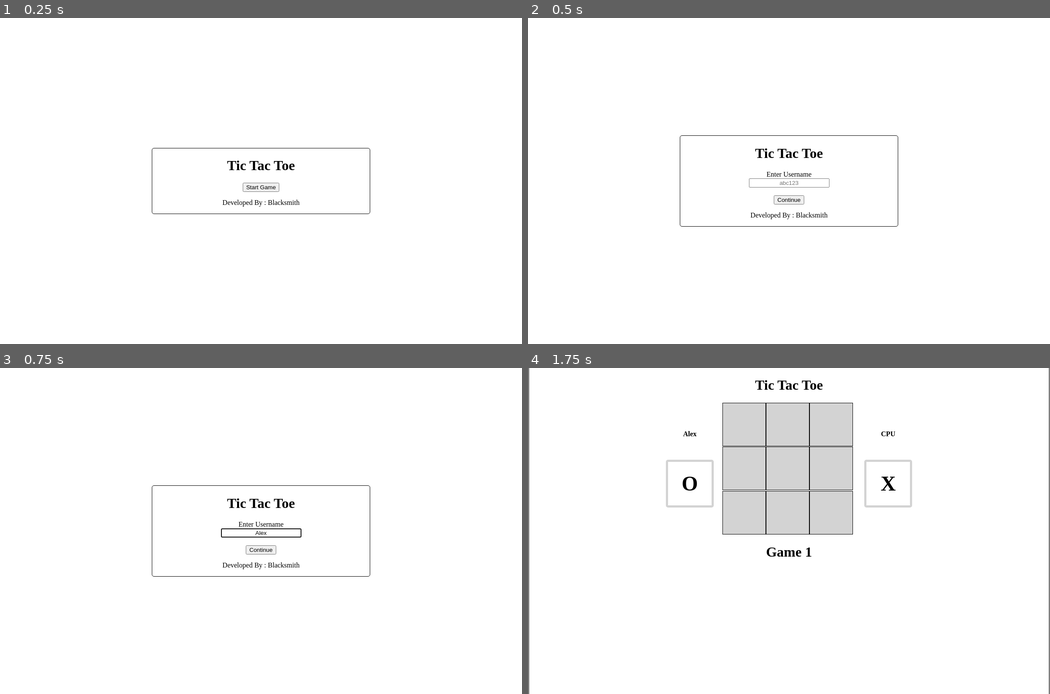
Above: before the commit, frames 1-4 (two rows, left to right).
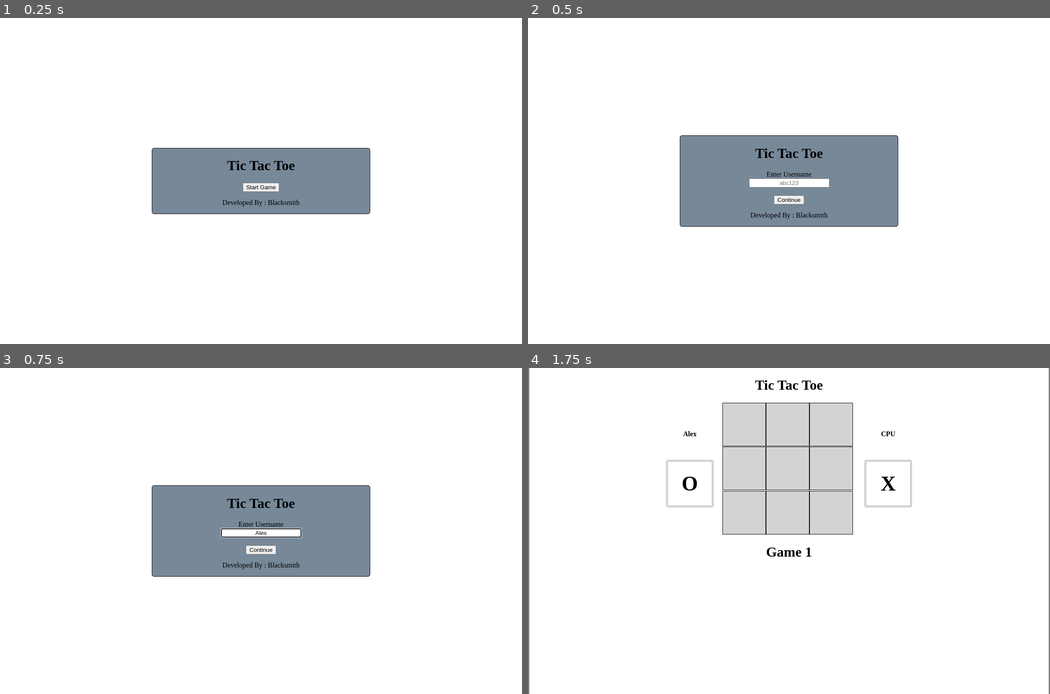
Above: after the commit, the same moments.

Repository: blacksmithofficial/tic_tac_toe_JS
Game: browser game, page index.html
Same seed, same stepped clock (60 frames per second), same inputs: the game is played once before the commit and once after it.
Inputs (mouse positions are in pixels of both pictures, inside the frame that each line leads up to):
- Up to frame 1 (0.25 s): no input
- Up to frame 2 (0.5 s): click "Start Game" at 0.27 s
- Up to frame 3 (0.75 s): click (261, 534) at 0.52 s; type "Alex" at 0.52 s
- Up to frame 4 (1.75 s): click "Continue" at 0.77 s; click "O" at 1.27 s

The runs differ from the first frame. In frame 1, 8.0% of the frame differs, in the area x 29-71%, y 40-60%; in frame 2, 11%, in the area x 29-71%, y 36-64%; in frame 3, 11%; in frame 4, nothing differs.

Commit message:
[11.13.2026] Game Count

Diff:
--- a/index.html
+++ b/index.html
@@ -12,20 +12,20 @@
         <h1>Tic Tac Toe</h1>
 
         <div id="mode_select">
-            <button id="start_button">Start Game</button>
+            <button id="start_button" class="menu_button">Start Game</button>
         </div>
 
         <div id="set_username" style="display: none;">
             <label for="">Enter Username</label><br>
             <input id="username" type="text" placeholder="abc123"><br><br>
-            <button id="continue_button">Continue</button>
+            <button id="continue_button" class="menu_button">Continue</button>
         </div>
 
         <div id="shape_select" style="display: none;">
             <label for="">Select Shape</label><br><br>
             <div display="flex">
-                <button id="circle_option">O</button>
-                <button id="cross_option">X</button>
+                <button id="circle_option" class="menu_button">O</button>
+                <button id="cross_option" class="menu_button">X</button>
             </div>
         </div>
         <p>Developed By : Blacksmith</p>
@@ -66,6 +66,20 @@
         <div id="endgame_display" style="display: none;"></div>
      </div>
 
+    <!-- End Game Menu -->
+     <div id="end_menu" style="display: none;">
+        <h1>Tic Tac Toe</h1>
+        <br>
+        <div>
+            <h3>Play Again ?</h3>
+            <br>
+            <div style="display: flex; align-items: center; justify-content: center;">
+                <button id="yes"  class="menu_button">Yes</button>
+                <button id="no" class="menu_button">No</button>
+            </div>
+        </div>
+        <p>Developed By : Blacksmith</p>
+     </div>
     <script src="index.js"></script>
 </body>
 </html>
--- a/index.js
+++ b/index.js
@@ -5,6 +5,9 @@
 const mode_select = document.getElementById("mode_select");
 const set_username = document.getElementById("set_username");
 const shape_select = document.getElementById("shape_select");
+const end_menu = document.getElementById("end_menu");
+const yes = document.getElementById("yes");
+const no = document.getElementById("no");
 
 // [ Variables ] : ( Setup / Menu ) Phase 2
 const start_button = document.getElementById("start_button");
@@ -27,7 +30,7 @@
 // [ Variables ] : ( Game-Start )
 const shapes = ['O', "X"];
 let player_username, player_shape, cpu_shape;
-let game_count = 0;
+let game_count = 1;
 let player_turn, cpu_turn;
 
 // [ Variables ] : Grid ( 3x3 )
@@ -41,10 +44,12 @@
 
 
 // [ System ] :  ( Start Menu EventListeners )
+// console.log(`game_count : ${game_count}`);
 start_button.addEventListener("click", () => {
-    game_count++;
     mode_select.style.display = "none";
     set_username.style.display = "block";
+
+    console.log(`game_count : ${game_count}`);
 })
 continue_button.addEventListener("click", () => {
     player_username = username.value;
@@ -60,7 +65,7 @@
     game_board.style.display = "block";
     player_shapebox.innerHTML = player_shape;
     cpu_shapebox.innerHTML = cpu_shape;
-    game_display.innerHTML = `Game ${game_count}`;
+    // game_count++;
 
     console.log(`Player Shape : ${player_shape}`);
 
@@ -72,12 +77,38 @@
     game_board.style.display = "block";
     player_shapebox.innerHTML = player_shape;
     cpu_shapebox.innerHTML = cpu_shape;
+    // game_count++;
+
+    console.log(`Player Shape : ${player_shape}`);
+})
+// [ System ] : (End Menu EventListeners )
+yes.addEventListener("click", () => {
+    // [ Clear Board ]
+    clear_board(grid_boxes);
+    game_count++;
+    end_menu.style.display = "none";
+    endgame_display.style.display = "none";
+
+    console.log(game_count);
     game_display.innerHTML = `Game ${game_count}`;
-
-    console.log(`Player Shape : ${player_shape}`);
-})
+})
+no.addEventListener("click", () => {
+    // [ Clear Board ]
+    clear_board(grid_boxes);
+    game_count = 0;
+
+    end_menu.style.display = "none";
+    game_board.style.display = "none";
+    start_menu.style.display = "block";
+    mode_select.style.display = "block";
+    set_username.style.display = "none";
+    shape_select.style.display = "none";
+})
+
 
 // [ System ] : ( Game Board EventListeners )
+game_display.innerHTML = `Game ${game_count}`;
+console.log(`game_count : ${game_count}`);
 grid_boxes.forEach((grid_box) => update_grid(grid_box));
 
 // [ Functions ] : ( Grid )
@@ -100,15 +131,10 @@
     }
 }
 function streakCheck(){
-    // Consecutive Counter Check         // [ SECOND IMPLEMENTATION ]
-    let first_column = [];
-    let second_column = [];
-    let third_column = [];
-    let first_row = [];
-    let second_row = [];
-    let third_row = [];
-    let first_diagonal = [];
-    let second_diagonal = [];
+    // ( Consecutive Counter Check )                                [ SECOND IMPLEMENTATION ]
+    let first_column = [], second_column = [], third_column = [];
+    let first_row = [], second_row = [], third_row = [];
+    let first_diagonal = [], second_diagonal = [];
 
     // [ Document ] : Actively Record Current Grid Changes
     // [ Loop ] : ( Record Column Changes)
@@ -117,8 +143,8 @@
     populate(third_column, 2, 9, 3);
     // [ Loop ] : ( Record Row Changes )
     populate(first_row, 0, 3, 1);
-    populate(first_row, 3, 6, 1);
-    populate(first_row, 6, 9, 1);
+    populate(second_row, 3, 6, 1);
+    populate(third_row, 6, 9, 1);
     // [ Loop ] : ( Record Diagonal Changes )
     populate(first_diagonal, 0, 9, 4);
     populate(second_diagonal, 2, 7, 2);
@@ -138,6 +164,7 @@
 
             endgame_display.style.display = "flex";
             endgame_display.innerHTML = "GAME OVER";
+            reset();
         }
     });
 }
@@ -152,9 +179,28 @@
     let temp = array.toString().split(",").join("");
     return temp;
 }
+function clear_board(collection){
+    collection.forEach((grid_box) => {
+        grid_box.innerHTML = '';
+    })
+    grid_full = false;
+    streak_detected = false;
+    reference_list = ['', '', '', '', '', '', '', '', ''];
+    cpu_boxes = [];
+    player_boxes = [];
+    space_count = 9;
+}
 
 // [ Functions ] :
-function reset(){}
+function reset(){
+    // [ Trigger ] : Prompt
+    end_menu.style.display = "block";
+    end_menu.style.position = "absolute";
+
+    // [ Condition ] : Continue
+
+    // [ Condition ] : Exit
+}
 function update_grid(grid_box){
     grid_box.addEventListener("click", () => {
         if (!streak_detected){
--- a/styles.css
+++ b/styles.css
@@ -42,6 +42,9 @@
     font-weight: 800;
     font-size: 3rem;
 }
+.menu_button{
+
+}
 
 /* ID's */
 #start_menu {
@@ -49,6 +52,7 @@
     width: 500px;
     border-radius: 5px;
     text-align: center;
+    background-color: lightslategray;
 }
 #game_board {
     border: 3px solid grey;
@@ -91,3 +95,10 @@
     border: 1px solid black;
     border-radius: 5px;
 }
+#end_menu{
+    border: 1px solid;
+    width: 500px;
+    border-radius: 5px;
+    text-align: center;
+    background-color: lightslategrey;
+}
